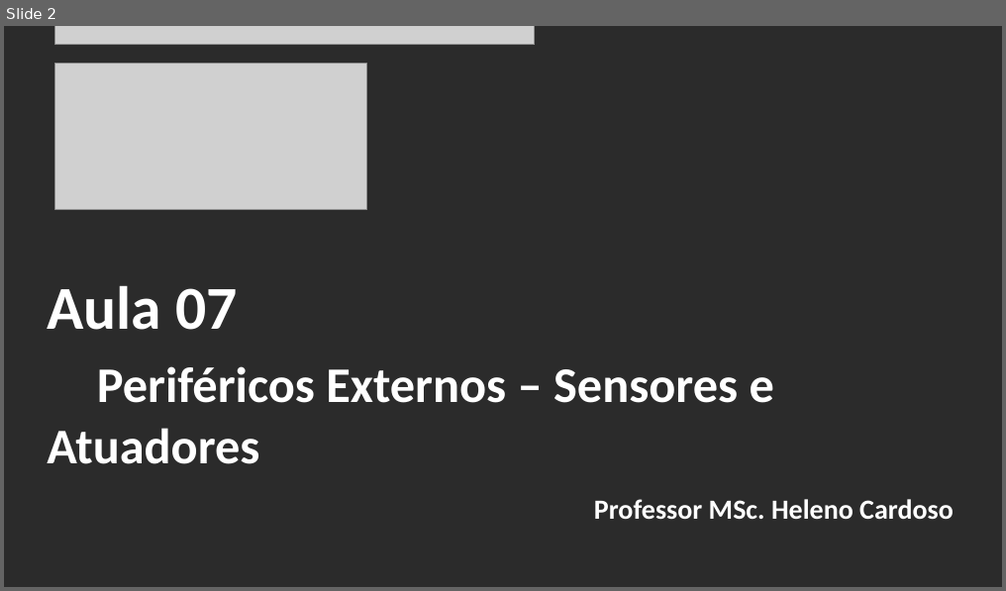
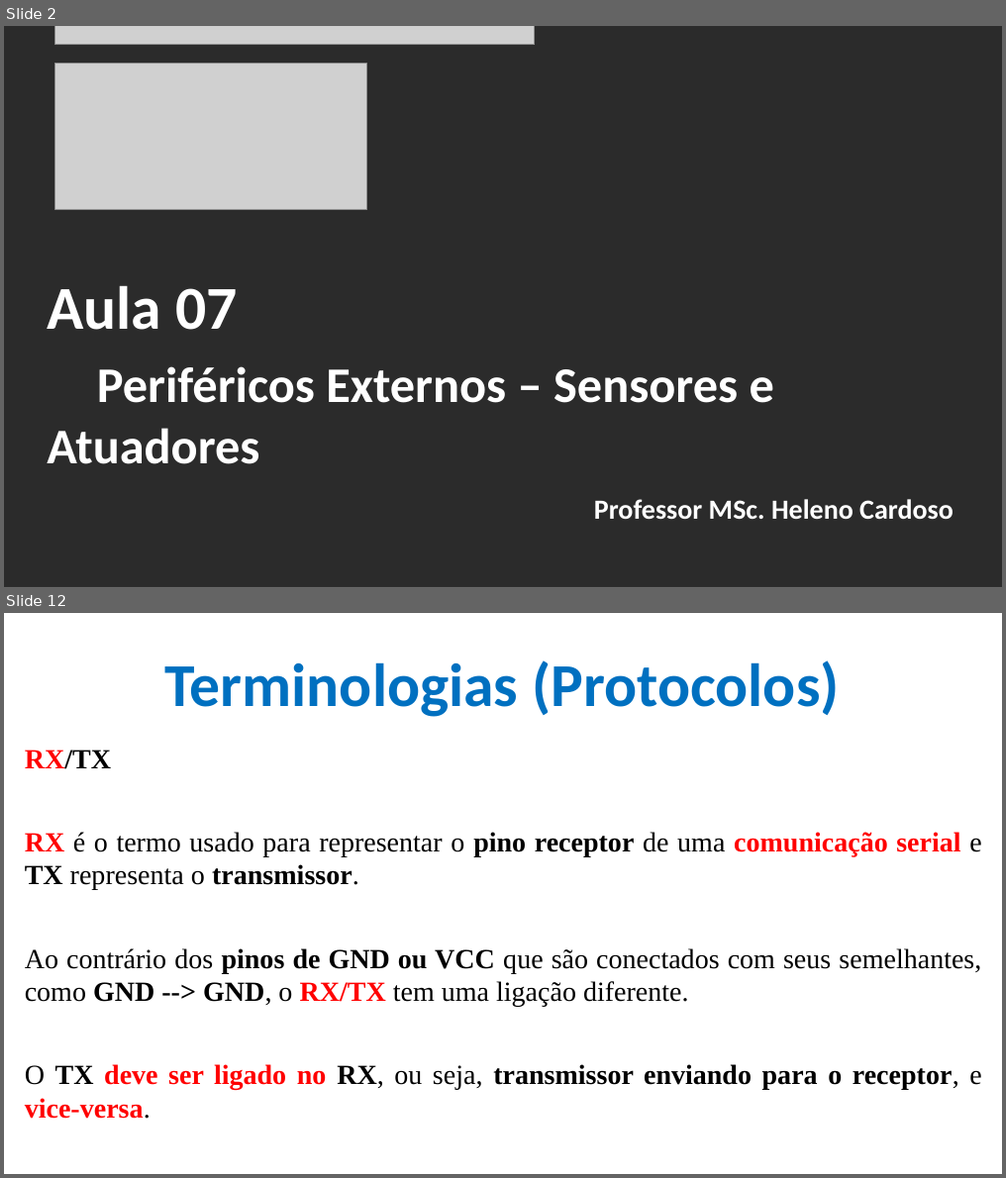
Before and after one commit to CloudEducationBrazil/WydenArea1ProgramacaoMicrocontroladores, a slide deck: 01 Classes/Aula 07 - Programação Microcontroladores - Periféricos Externos- Protocolos Sensores e Atuadores.pptx. Shown one above the other, each under a label of ours: slide 2 before the commit, slides 2 and 12 after it; the slides between them are not shown. The pictures are 1006x591 and 1006x1178 pixels, drawn with LibreOffice and Linux fonts; fonts in the diff are those of the drawing; grey boxes stand for pictures; background and template pictures are left out; a plain dark background stands for a picture behind light text. Boxes give left, top, right and bottom in pixels: in the first picture for what was removed or moved away, otherwise in the second. Text is boxed around its words. In the diff, an @@ line names an element or a change of style, - is before the commit and + after.

```diff
--- a/01 Classes/Aula 07 - Programação Microcontroladores - Periféricos Externos- Protocolos Sensores e Atuadores.pptx
+++ b/01 Classes/Aula 07 - Programação Microcontroladores - Periféricos Externos- Protocolos Sensores e Atuadores.pptx
@@ slide 12 added at [4,613,1002,1174], background picture (left out) @@
@@ title added at [165,661,839,717], 44 pt, text #0070C0, bold @@
+Terminologias (Protocolos)
@@ text added at [25,750,981,1119], 20 pt, text #000000, bold @@
+RX/TX
+RX é o termo usado para representar o pino receptor de uma comunicação serial e TX representa o transmissor.
+Ao contrário dos pinos de GND ou VCC que são conectados com seus semelhantes, como GND --> GND, o RX/TX tem uma ligação diferente.
+O TX deve ser ligado no RX, ou seja, transmissor enviando para o receptor, e vice-versa.
```
Also in this commit, not shown: 6 slides changed, 33 other slides added, 5 other files.
